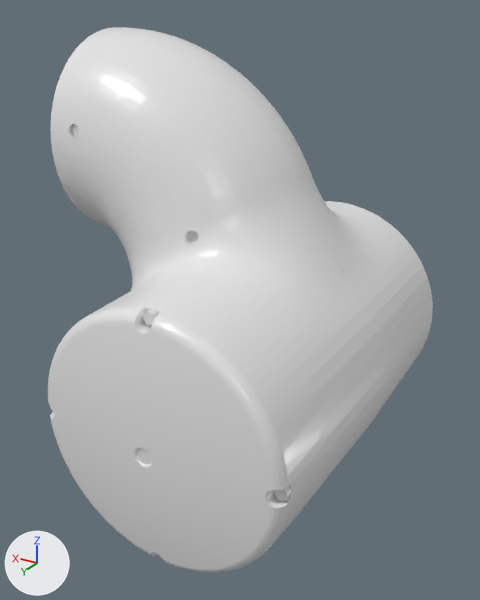
One commit to the OBJ model RobotModels/ABBCRB15000/link3.obj: the scene before it, then after it.
Both versions are drawn from a 50 mm lens placed at (-0.152, 0.287, 0.169), pointed at (0.01, 0.017, 0.034). The lights are fixed; the arrows at lower left show +X, +Y and +Z. The older version comes first. Where no turn or scale is listed for an object, it has been applied to the vertices. Vertices at exactly the same position are counted once.

Before the edit, the objects in view are built like this:
```python
mat_none = principled_material('None')
mat_none.base_color = (0.8, 0.8, 0.8)  # white #e7e7e7
mat_none.roughness = 0.293
me_link_3 = bpy.data.meshes.new('Link_3')
me_link_3.from_pydata(...)  # 4369 vertices, 7769 faces; spans x -0.065..0.096, y -0.085..0.112, z -0.065..0.163
me_link_3.materials.append(mat_none)  # white #e7e7e7
# before: 398 (0.079, 0.051, 0.121) at pixel (76, 125), 402 (0.081, 0.051, 0.121) at pixel (74, 124), 2323 (0.08, 0.05, 0.125) at pixel (76, 114), 2727 (0.076, 0.051, 0.121) at pixel (82, 126), 2785 (0.08, 0.051, 0.121) at pixel (76, 124)
# before: 2794 (0.08, 0.051, 0.121) at pixel (75, 124)
ob_link_3 = bpy.data.objects.new('Link_3', me_link_3)
ob_link_3.location = (0.0, 0.0, 0.0)
```
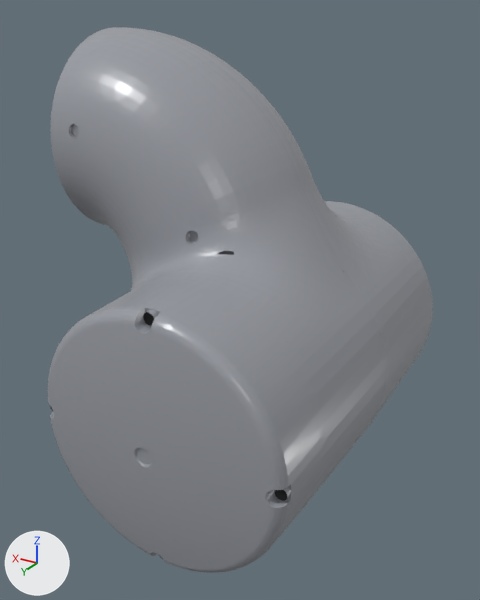
Scene script edits in JSON lines:
```json
{"op": "add", "block": "img_link3_png", "code": ["img_link3_png = load_image('link3.png', 'link3.png', 2048, 2048, 'sRGB')"]}
{"op": "remove", "block": "mat_none", "code": "mat_none.base_color = (0.8, 0.8, 0.8)  # white #e7e7e7"}
{"op": "add", "block": "mat_none", "code": "mat_none.texture = img_link3_png"}
{"block": "me_link_3", "where": "# used by ob_link_3; location = (0.0, 0.0, 0.0)"}
{"block": "me_link_3", "where": "# verts and faces of me_link_3; kept vertices keep their numbers, new ones are numbered from 4369"}
{"op": "remove", "block": "me_link_3", "code": "me_link_3.from_pydata(...)  # 4369 vertices, 7769 faces; spans x -0.065..0.096, y -0.085..0.112, z -0.065..0.163"}
{"op": "add", "block": "me_link_3", "code": "me_link_3.from_pydata(...)  # 4383 vertices, 7771 faces; spans x -0.065..0.096, y -0.085..0.112, z -0.065..0.163"}
{"block": "me_link_3", "change": "me_link_3 part 1"}
{"op": "add", "block": "me_link_3", "code": "delete_faces([(398, 2727, 2785), (2323, 2785, 2727), (2323, 2794, 2785), (402, 2794, 2323)])"}
{"op": "add", "block": "me_link_3", "code": "faces += [(398, 2727, 2794), (2323, 2794, 2727), (2323, 2785, 2794), (402, 2785, 2323)]"}
{"block": "me_link_3", "change": "me_link_3 part 2"}
{"block": "me_link_3", "change": "38 faces are deleted"}
{"block": "me_link_3", "change": "12 vertices are added at x -0.024..0.003, y -0.024..0.05, z 0.07"}
{"block": "me_link_3", "change": "39 new faces join them"}
{"block": "me_link_3", "change": "other edits to the shape of me_link_3 do not show in these pictures"}
```

Where the change shows, as pixel boxes [x1, y1, x2, y2] in the pictures (480 x 600 px; the box of a moved part takes in the faces that stretch with it):
```json
{"object": "Link_3", "change": "surface changed", "before": [48, 27, 433, 573], "after": [48, 27, 433, 573], "on screen": "white to grey"}
{"part": 1, "of": "me_link_3", "change": "moved or reshaped", "before": [75, 116, 82, 126], "after": [75, 116, 82, 126]}
{"part": 2, "of": "me_link_3", "change": "moved or reshaped", "before": [195, 214, 345, 262], "after": [195, 214, 345, 262]}
```
